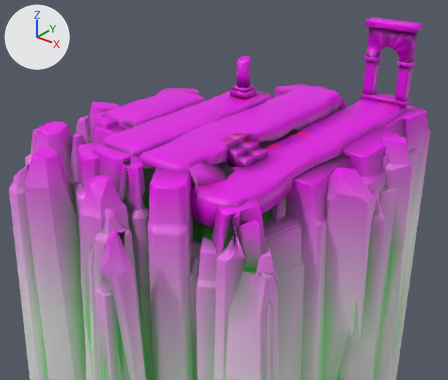
The glTF model eidolon-demo/goglass/level.glb: old version first, new version second.
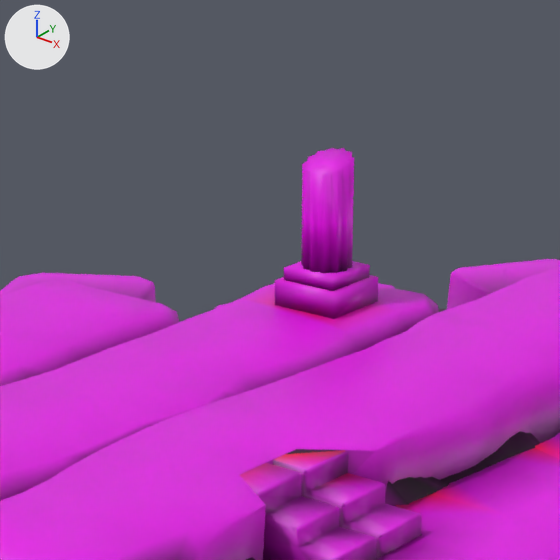
Each version appears first from a camera (50 mm lens) standing at (8.01, -10.2, 6.24) and looking at (-2.53, 2.97, -1.93), and next in a close-up on the part from 35% to 68% of the width and 5% to 43% of the height. The lights are fixed; the arrows at upper left show +X, +Y and +Z. The last two pictures show the newer version. Vertices at exactly the same position are counted once.

In view in the first close-up: 'marble', 'rock'.
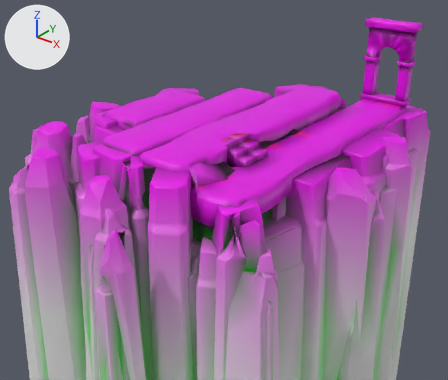
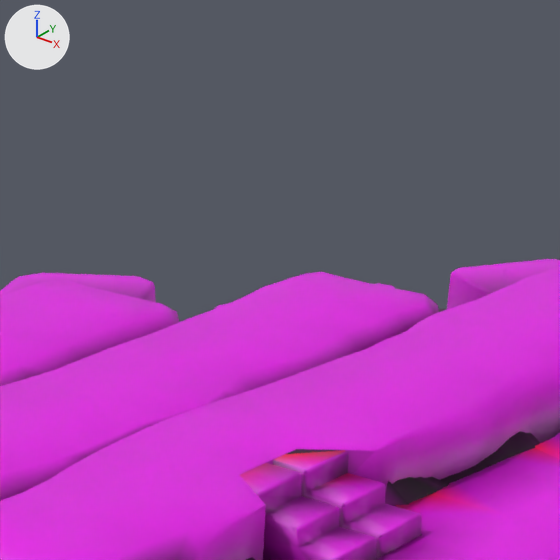
Changed parts and their boxes (x1, y1, x2, y2) in the close-ups (560 x 560 px):
'marble', reshaped
    before: (0, 148, 560, 560)
    after: (0, 267, 560, 560)
part 1 of me_marble, deleted (pink)
    before: (301, 148, 354, 273)
part 2 of me_marble, deleted (pink)
    before: (275, 275, 378, 319)
part 3 of me_marble, deleted (pink)
    before: (284, 261, 370, 291)
part 4 of me_marble, recoloured
    before: (247, 283, 398, 342)
    after: (247, 274, 398, 342)

The change, as a list of edits to the scene's bpy script:
```text
Change me_marble:
    used by ob_marble; location = (0.0, 0.0, 0.0)
    remove me_marble.from_pydata(...)  # 1747 vertices, 3484 faces; spans x -5.32..0.81, y -0.85..8.36, z -0.73..2.6
    add me_marble.from_pydata(...)  # 1633 vertices, 3268 faces; spans x -5.32..0.81, y -0.85..8.36, z -0.73..2.6
    me_marble part 1: the loose piece of 96 vertices spanning x -3.2..-2.8, y 4.3..4.7, z 0.85..1.74 is deleted
    me_marble part 2: the loose piece of 10 vertices spanning x -3.29..-2.71, y 4.21..4.79, z 0.55..0.75 is deleted
    me_marble part 3: the loose piece of 8 vertices spanning x -3.24..-2.76, y 4.26..4.74, z 0.75..0.85 is deleted
    me_marble part 4: 342 kept faces spanning x -3.79..0.81, y 3.61..8.36, z 0.08..2.6 get new vertex colours; the middle colour goes from pink #ef00ed to pink #f000f0
```
